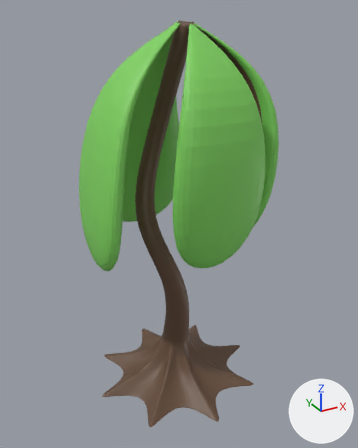
The FBX model N_Blend/Plants/Floppy_Tree_04.fbx: old version first, new version second.
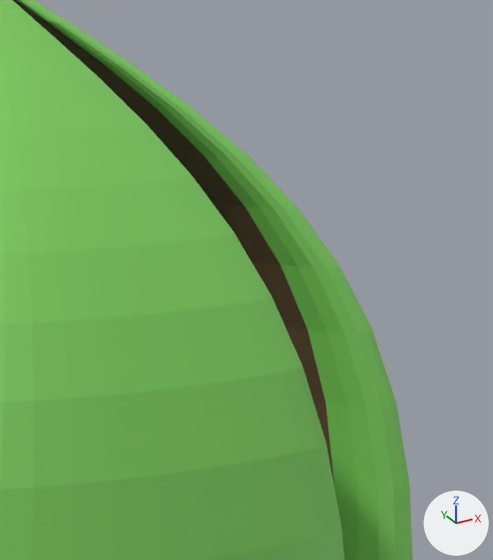
Each version is shown whole from a camera (50 mm lens) standing at (-3.74, -6.92, 5.59) and looking at (0.08, 0.02, 2.12), then close up on the part from 54% to 82% of the width and 6% to 32% of the height. The axes (+X, +Y, +Z) are drawn at lower right. The lights are the same throughout. The older version's two pictures come first.

The scene before the commit, as lines of its bpy script (objects in view):
```python
me_mesh = bpy.data.meshes.new('Mesh')
me_mesh.from_pydata(...)  # 13826 vertices, 13824 faces; spans x -1.55..1.7, y -1.55..1.67, z -1.0..5.39
# faces by material slot: [11648, 2176]
me_mesh.materials.append(mat_floppytreetrunk)  # brown #664c3a
me_mesh.materials.append(mat_floppytreetop)  # green #7fd25f
ob_cylinder = bpy.data.objects.new('Cylinder', me_mesh)
ob_cylinder.location = (0.0, 0.0, 0.0)
```
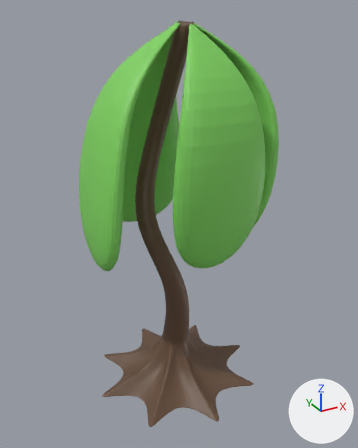
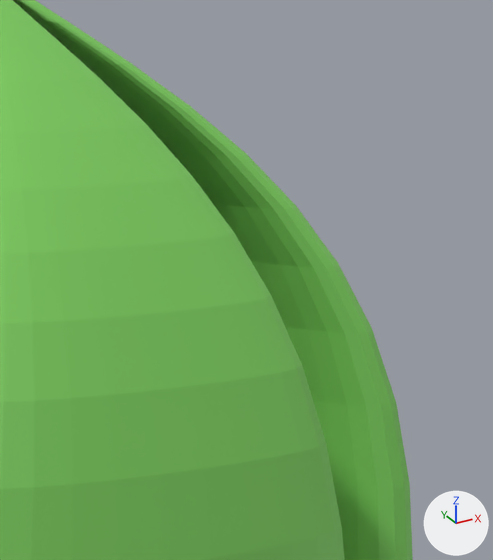
The change, as a diff of the scene's bpy script:
```diff
--- a/N_Blend/Plants/Floppy_Tree_04.fbx.py
+++ b/N_Blend/Plants/Floppy_Tree_04.fbx.py
@@ me_mesh @@
 me_mesh.from_pydata(...)  # 13826 vertices, 13824 faces; spans x -1.55..1.7, y -1.55..1.67, z -1.0..5.39
 # used by ob_cylinder; location = (0.0, 0.0, 0.0)
+# me_mesh part 1: 128 of the faces centred in x 0.41..1.31, y -0.53..0.57, z 2.08..5.31 switch from mat_floppytreetrunk (brown #664c3a) to mat_floppytreetop (green #7fd25f)
```

Location of each change, (x1, y1, x2, y2) in pixels of the close-ups (493 x 560 px):
part 1 of me_mesh, recoloured
    both: (13, 0, 334, 482)
